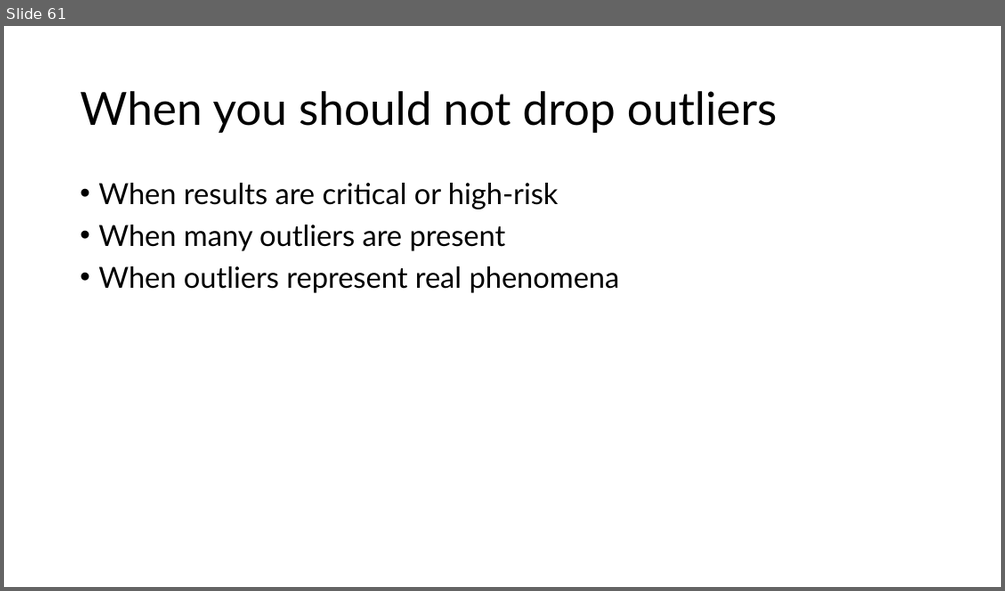
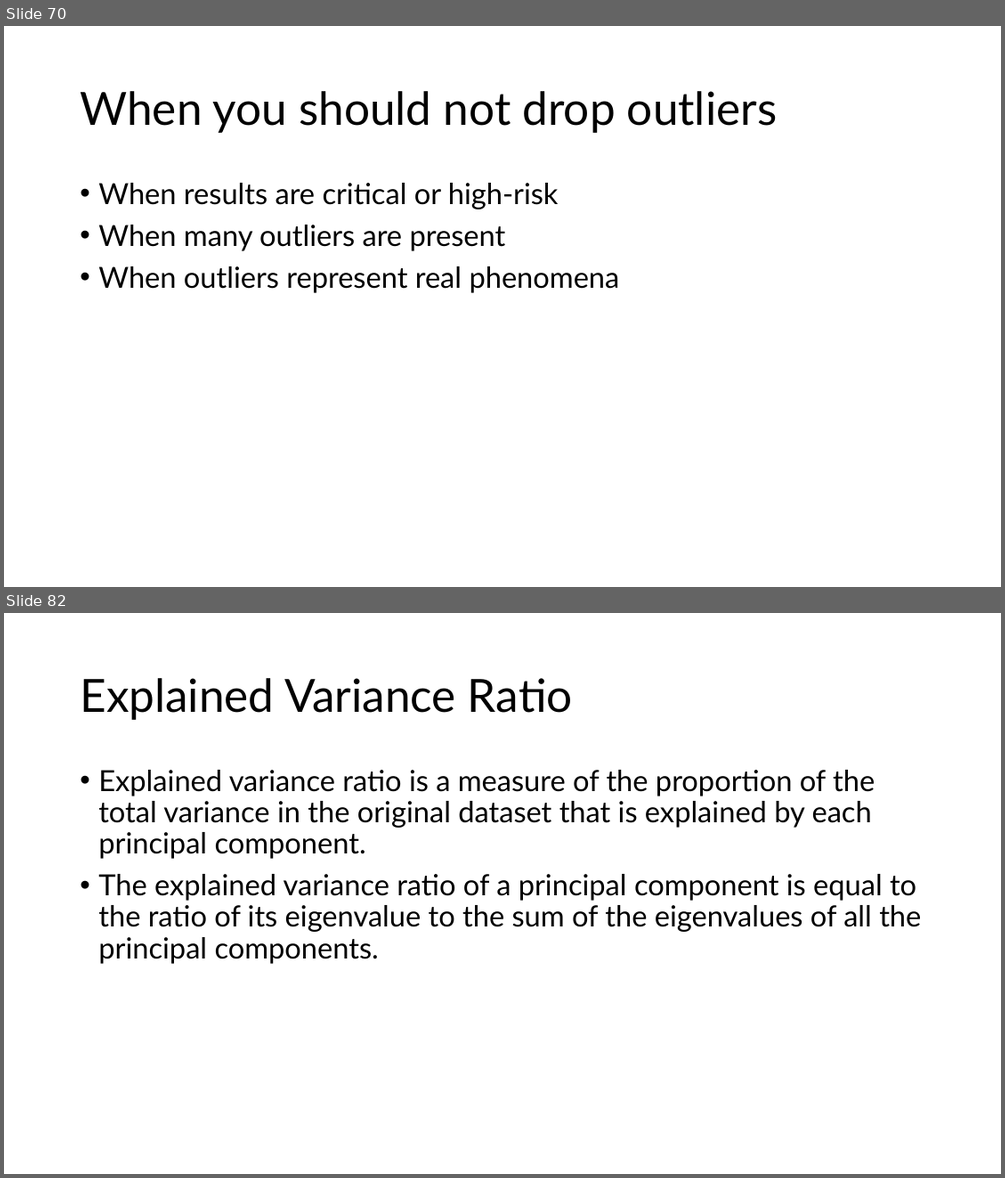
Before and after one commit to sabbirhasaann/ml-lab, a slide deck: NN and ML Lab.pptx. Shown one above the other, each under a label of ours: slide 61 before the commit, slides 70 and 82 after it; the slides between them are not shown. The pictures are 1005x591 and 1005x1178 pixels, drawn with LibreOffice and Linux fonts; fonts in the diff are those of the drawing. Boxes give left, top, right and bottom in pixels: in the first picture for what was removed or moved away, otherwise in the second. Text is boxed around its words. In the diff, an @@ line names an element or a change of style, - is before the commit and + after.

```diff
--- a/NN and ML Lab.pptx
+++ b/NN and ML Lab.pptx
@@ slide 82 added at [4, 613, 1001, 1174], background #FFFFFF @@
@@ title added at [80, 678, 573, 720], 44 pt, text #000000 @@
+Explained Variance Ratio
@@ text added at [98, 770, 921, 964], 28 pt, text #000000 @@
+• Explained variance ratio is a measure of the proportion of the total variance in the original dataset that is explained by each principal component.
+• The explained variance ratio of a principal component is equal to the ratio of its eigenvalue to the sum of the eigenvalues of all the principal components.
@@ what was slide 61 is now slide 70 @@
```
Also in this commit, not shown: 1 slide changed, 23 other slides added, 1 other file.
